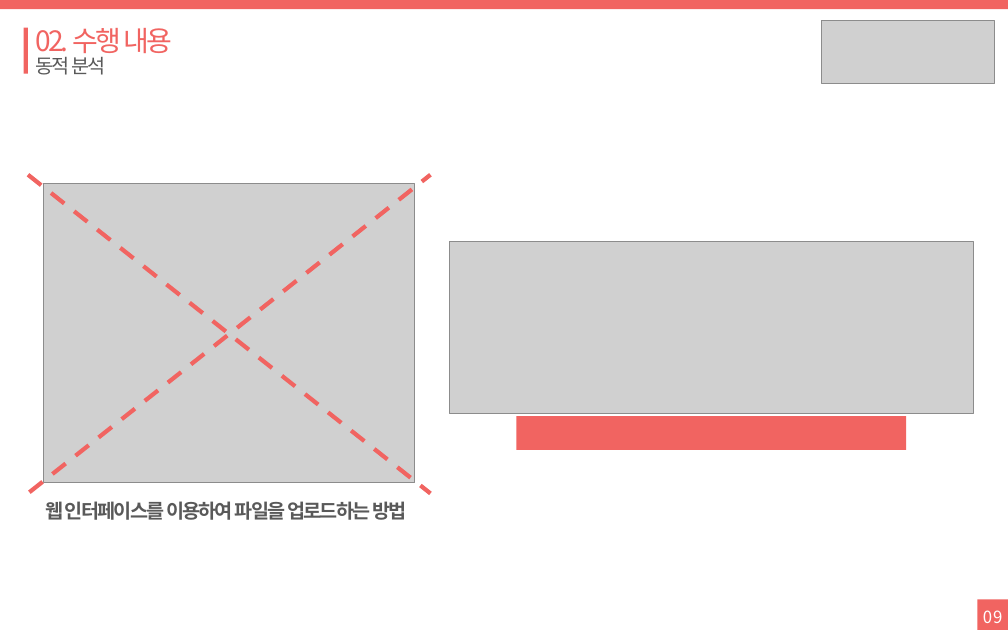
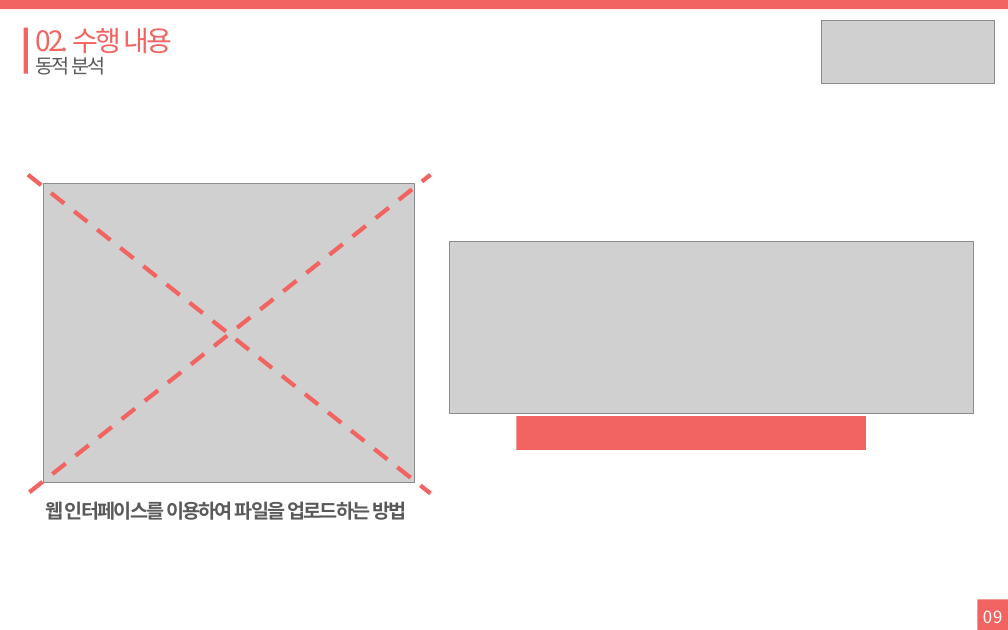
Before and after one commit to kookmin-sw/2018-cap1-16, a slide deck: slide 9 of doc/중간보고서발표-NCNP.pptx. Drawn at 1008x630 pixels with LibreOffice and Linux fonts; fonts in the diff are those of the drawing; grey boxes stand for pictures. Boxes give left, top, right and bottom in pixels: in the first picture for what was removed or moved away, otherwise in the second. Text is boxed around its words. In the diff, an @@ line names an element or a change of style, - is before the commit and + after.

```diff
--- a/doc/중간보고서발표-NCNP.pptx
+++ b/doc/중간보고서발표-NCNP.pptx
@@ rectangle "REST API를 이용하여 파일을 업로드하는 ...": place and size @@
-rectangle "REST API를 이용하여 파일을 업로드하는 ..." at (516,416,906,451)
+rectangle "REST API를 이용하여 파일을 업로드하는 ..." at (516,416,866,451)
```
Also in this commit, not shown: 1 other file.
